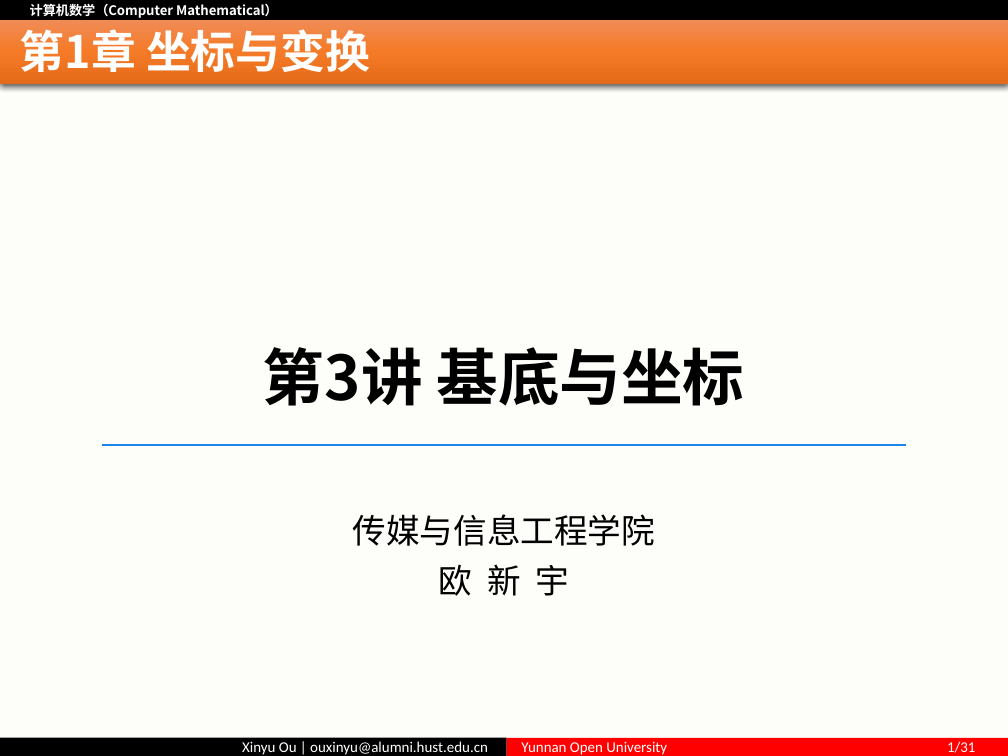
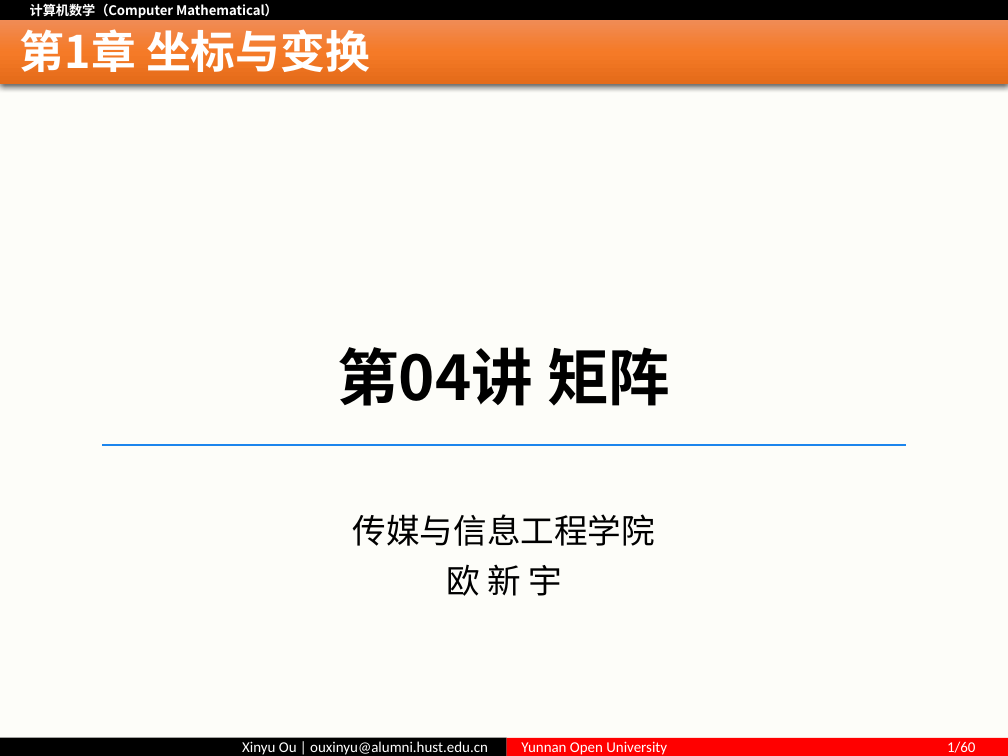
Before and after one commit to ouxinyu/Teaching, a slide deck: slide 1 of ComputerMath/PPT/第04讲 矩阵.pptx. Drawn at 1008x756 pixels with LibreOffice and Linux fonts; fonts in the diff are those of the drawing; background and template pictures are left out. Boxes give left, top, right and bottom in pixels: in the first picture for what was removed or moved away, otherwise in the second. Text is boxed around its words. In the diff, an @@ line names an element or a change of style, - is before the commit and + after.

Commit message:
new chapter
计算机数学新增矩阵章节，修订其他细节的错误，更新数学和机器学习的课程首页

```diff
--- a/ComputerMath/PPT/第04讲 矩阵.pptx
+++ b/ComputerMath/PPT/第04讲 矩阵.pptx
@@ text at <box>337,347,670,406</box>: text changed @@
-第3讲 基底与坐标
+第04讲 矩阵
@@ text in rectangle at <box>521,741,975,755</box>: text changed @@
-Yunnan Open University 1/31
+Yunnan Open University 1/60
```
Also in this commit, not shown: 4 other slides changed, 53 slides added, 33 slides removed, 34 other files.
